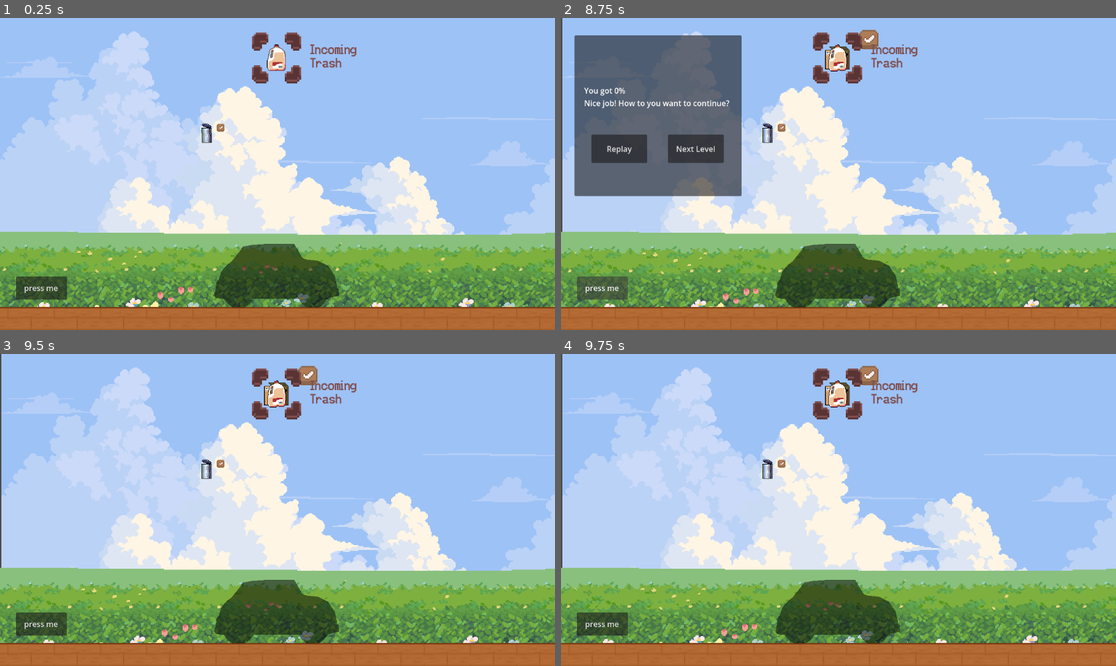
Above: before the commit, frames 1-4 (two rows, left to right).
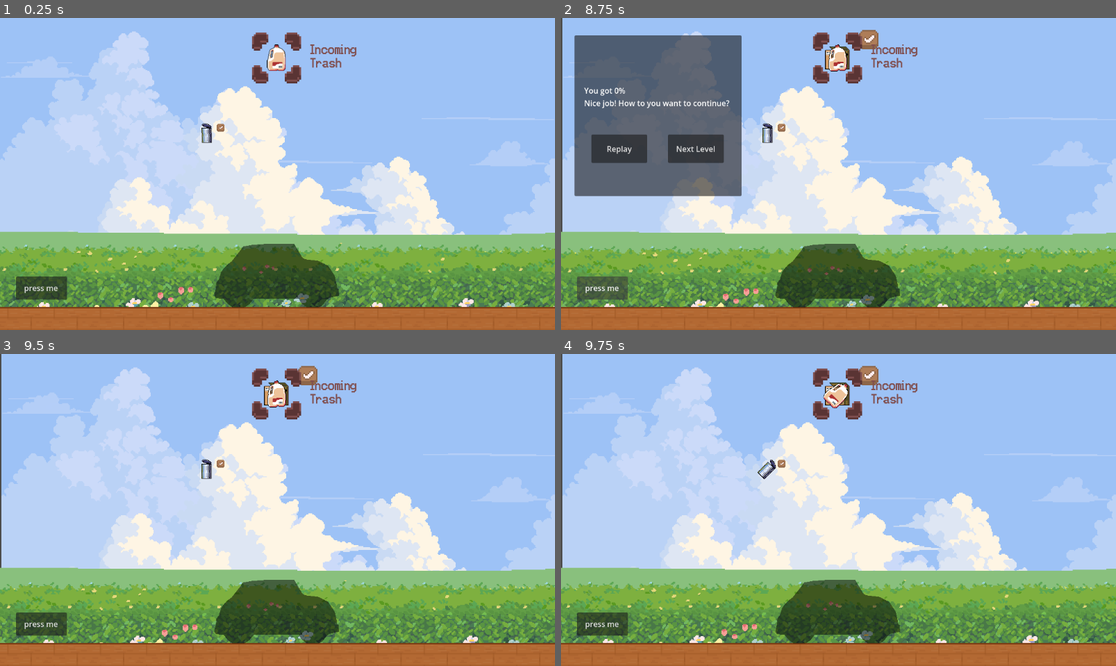
Above: after the commit, the same moments.

Repository: funkymonkeysgames/lame-jam-59
Game: Godot game, scene res://Scenes/main.tscn
The game is run twice, just before and just after one commit, with the same random seed, the same clock (stepped at 60 frames per second) and the same inputs.
Inputs (mouse positions are in pixels of both pictures, inside the frame that each line leads up to):
- Up to frame 1 (0.25 s): no input
- Up to frame 2 (8.75 s): click (838, 58) at 0.5 s; click (783, 127) at 1.27 s; click "press me" at 2 s; click "Replay" at 2.75 s; click (838, 58) at 3.5 s; click (783, 127) at 4.27 s; click "press me" at 5 s; click "Replay" at 5.75 s; click (838, 58) at 6.5 s; click (783, 127) at 7.27 s; click "press me" at 8 s
- Up to frame 3 (9.5 s): click "Replay" at 8.75 s
- Up to frame 4 (9.75 s): tap Enter at 9.5 s; move the mouse to (960, 494) at 9.52 s; tap D (rotate_clockwise_45) at 9.6 s

Frames 1-3 are identical in both runs. In frame 4, 0.4% of the frame differs, in the area x 35-52%, y 8-41%.

Commit message:
rotation fixed

Diff:
--- a/Scripts/block.gd
+++ b/Scripts/block.gd
@@ -61,11 +61,13 @@
 
 func _physics_process(delta: float) -> void:
 	if lerping and can_update:
+		print("rotate bitch")
+		print(collision_shape.rotation_degrees)
 		collision_shape.rotation_degrees = lerpf(collision_shape.rotation_degrees, target_rotation, t)
 		neighbour_area2d.rotation_degrees = lerpf(neighbour_area2d.rotation_degrees, target_rotation, t)
 		sprite2D.rotation_degrees = lerpf(sprite2D.rotation_degrees, target_rotation, t)
-		t += delta * 100.0
-
+		t += delta * 10
+		print(t)
 		if t >= 1.0:
 			lerping = false
 			t = 0.0
